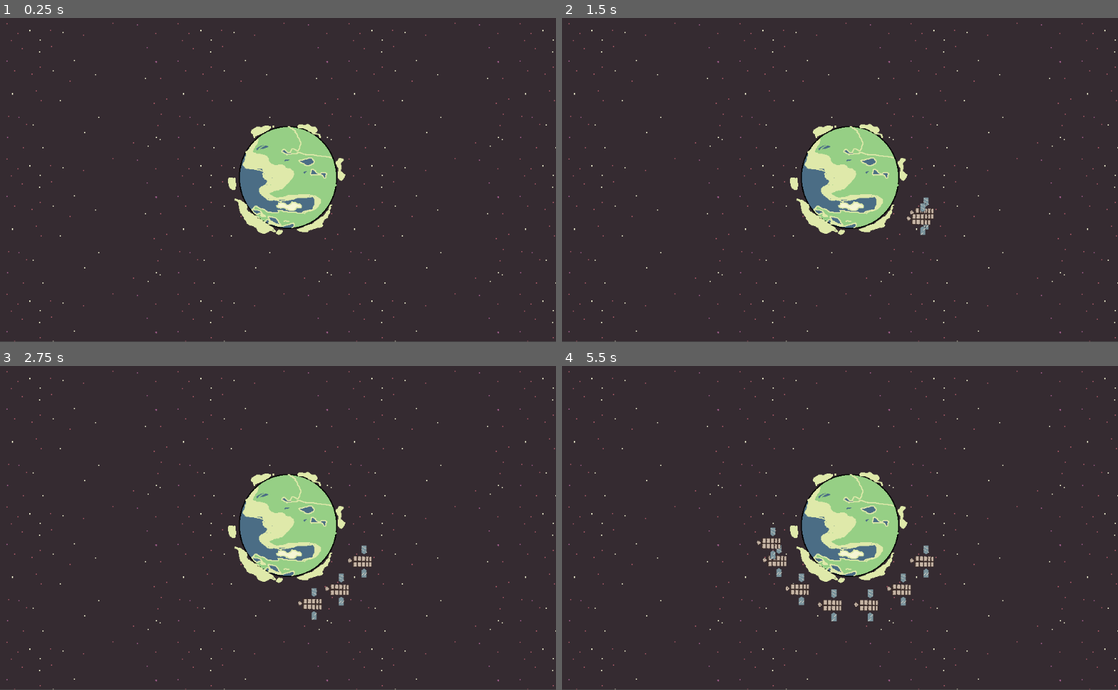
Above: before the commit, frames 1-4 (two rows, left to right).
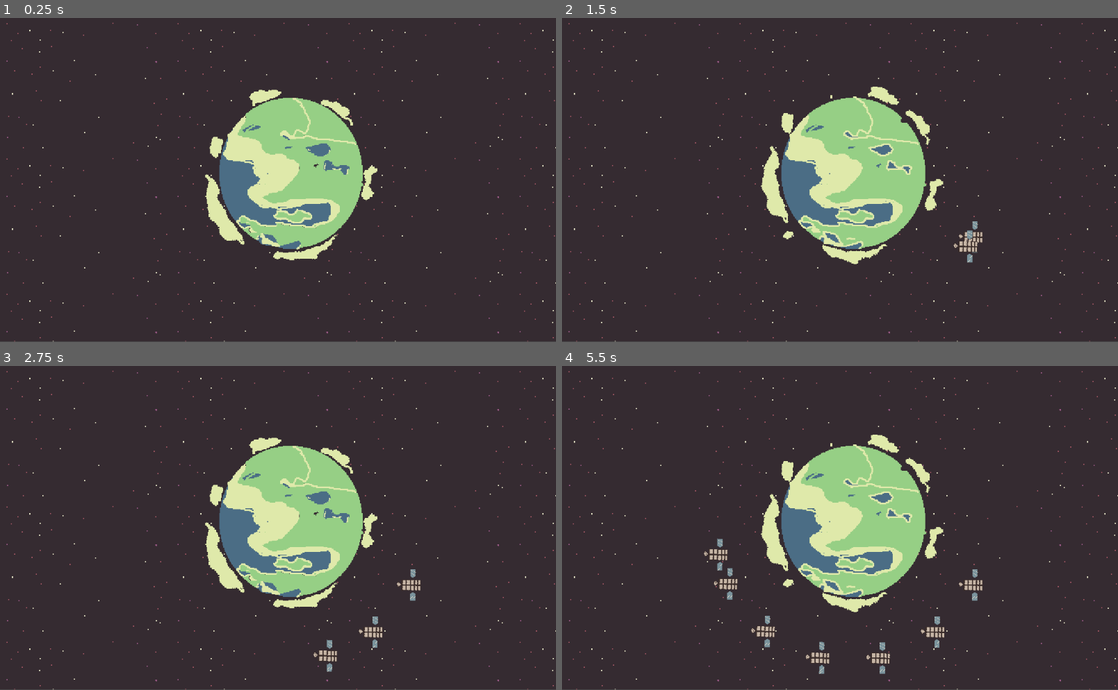
Above: after the commit, the same moments.

Repository: BuggyChapri/Velocity
Game: Godot game, scene res://scene/main.tscn
Same seed, same stepped clock (60 frames per second), same inputs: the game is played once before the commit and once after it.
Inputs (mouse positions are in pixels of both pictures, inside the frame that each line leads up to):
- Up to frame 1 (0.25 s): no input
- Up to frame 2 (1.5 s): move the mouse to (962, 163) at 0.52 s; click (962, 163) at 0.6 s; move the mouse to (728, 196) at 1.27 s; click (728, 196) at 1.35 s
- Up to frame 3 (2.75 s): move the mouse to (333, 456) at 2.02 s; click (333, 456) at 2.1 s
- Up to frame 4 (5.5 s): move the mouse to (812, 592) at 2.77 s; click (812, 592) at 2.85 s; move the mouse to (1006, 576) at 3.52 s; click (1006, 576) at 3.6 s; move the mouse to (673, 479) at 4.27 s; click (673, 479) at 4.35 s; move the mouse to (867, 528) at 5.02 s; click (867, 528) at 5.1 s

The runs differ from the first frame. In frame 1, 8.5% of the frame differs, in the area x 36-68%, y 22-75%; in frame 2, 8.9%; in frame 3, 9.2%; in frame 4, 10%, in the area x 25-76%, y 21-96%.

Commit message:
Rotation woking yay

Diff:
--- a/scene/earth.tscn
+++ b/scene/earth.tscn
@@ -6,13 +6,33 @@
 [sub_resource type="CircleShape2D" id=1]
 radius = 97.0206
 
+[sub_resource type="AtlasTexture" id=2]
+atlas = ExtResource( 2 )
+region = Rect2( 0, 0, 315, 250 )
+
+[sub_resource type="AtlasTexture" id=3]
+atlas = ExtResource( 2 )
+region = Rect2( 315, 0, 315, 250 )
+
+[sub_resource type="AtlasTexture" id=4]
+atlas = ExtResource( 2 )
+region = Rect2( 630, 0, 315, 250 )
+
+[sub_resource type="AtlasTexture" id=5]
+atlas = ExtResource( 2 )
+region = Rect2( 945, 0, 315, 250 )
+
+[sub_resource type="SpriteFrames" id=6]
+animations = [ {
+"frames": [ SubResource( 2 ), SubResource( 3 ), SubResource( 4 ), SubResource( 5 ) ],
+"loop": true,
+"name": "default",
+"speed": 5.0
+} ]
+
 [node name="earth" type="KinematicBody2D"]
 position = Vector2( 0, 2 )
 script = ExtResource( 1 )
-
-[node name="Sprite" type="Sprite" parent="."]
-position = Vector2( -4.5, 5 )
-texture = ExtResource( 2 )
 
 [node name="CollisionShape2D" type="CollisionShape2D" parent="."]
 position = Vector2( -0.500046, -2.28882e-05 )
@@ -21,3 +41,6 @@
 
 [node name="Position2D" type="Position2D" parent="."]
 position = Vector2( 92, -45 )
+
+[node name="AnimatedSprite" type="AnimatedSprite" parent="."]
+frames = SubResource( 6 )
--- a/scene/main.tscn
+++ b/scene/main.tscn
@@ -11,3 +11,4 @@
 
 [node name="earth" parent="." instance=ExtResource( 1 )]
 position = Vector2( 532, 297 )
+scale = Vector2( 1.5, 1.5 )
--- a/scripts/earth.gd
+++ b/scripts/earth.gd
@@ -1 +1,4 @@
 extends KinematicBody2D
+
+func _physics_process(delta):
+	$AnimatedSprite.play("default")
--- a/scripts/main.gd
+++ b/scripts/main.gd
@@ -5,7 +5,7 @@
 
 var velocity = Vector2()
 var angle = 0.0
-var orbit_radius = 150
+var orbit_radius = 250
 var speed = 0.6
 
 var satellite
@@ -21,3 +21,4 @@
 		angle += speed * delta
 		var orbit_position = Vector2(cos(angle), sin(angle)) * orbit_radius
 		satellite.global_position = earth.global_position + orbit_position
+		satellite.rotation_degrees += speed * delta
Binary file changed: assets/earth.png
Not shown: 1 places in scene/earth.tscn that only renumber resources
